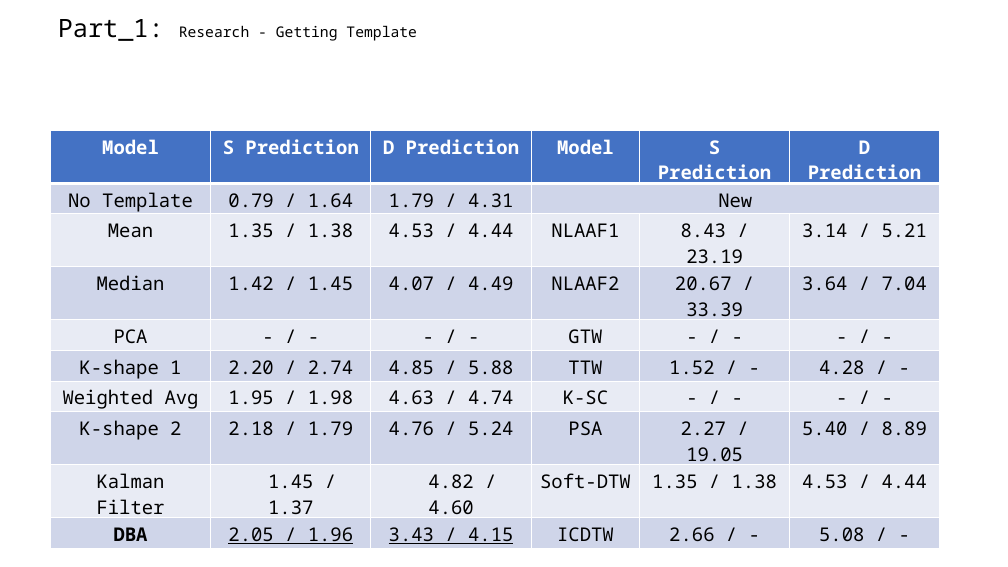
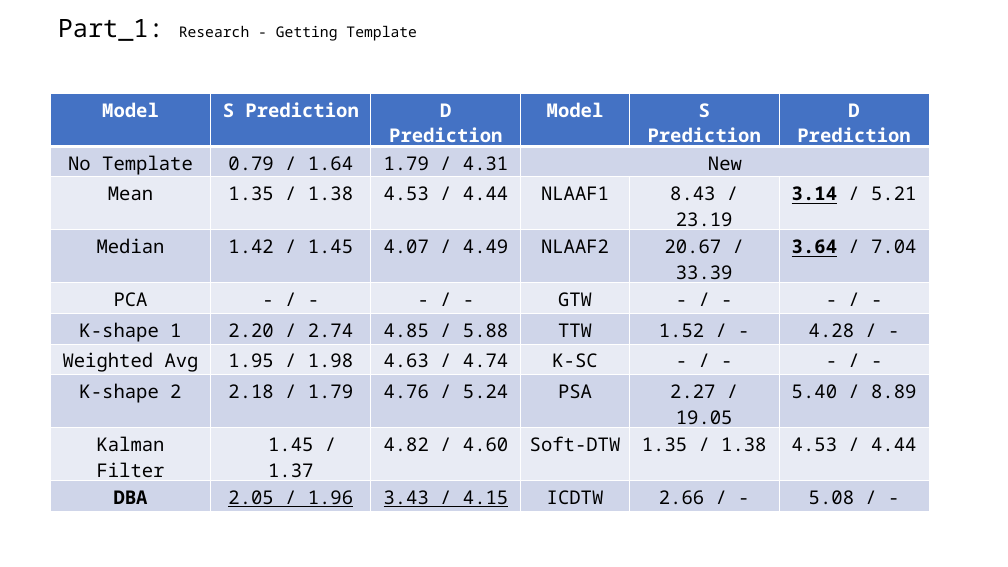
Before and after one commit to A-Big-Tortoise/Presentation, a slide deck: slide 9 of Presentation_1120_JiayuChen.pptx (slide 10 before the commit). Drawn at 1008x567 pixels with LibreOffice and Linux fonts; fonts in the diff are those of the drawing. Boxes give left, top, right and bottom in pixels: in the first picture for what was removed or moved away, otherwise in the second. Text is boxed around its words. In the diff, an @@ line names an element or a change of style, - is before the commit and + after.

```diff
--- a/Presentation_1120_JiayuChen.pptx
+++ b/Presentation_1120_JiayuChen.pptx
@@ table at (51, 93, 929, 511) @@
@@ bold on, underline on in "3.14", "3.64" @@
@@ table: place and size @@
-table at (51, 130, 939, 548)
+table at (51, 93, 929, 511)
```
Also in this commit, not shown: 4 other slides changed, 9 slides added, 4 slides removed.
